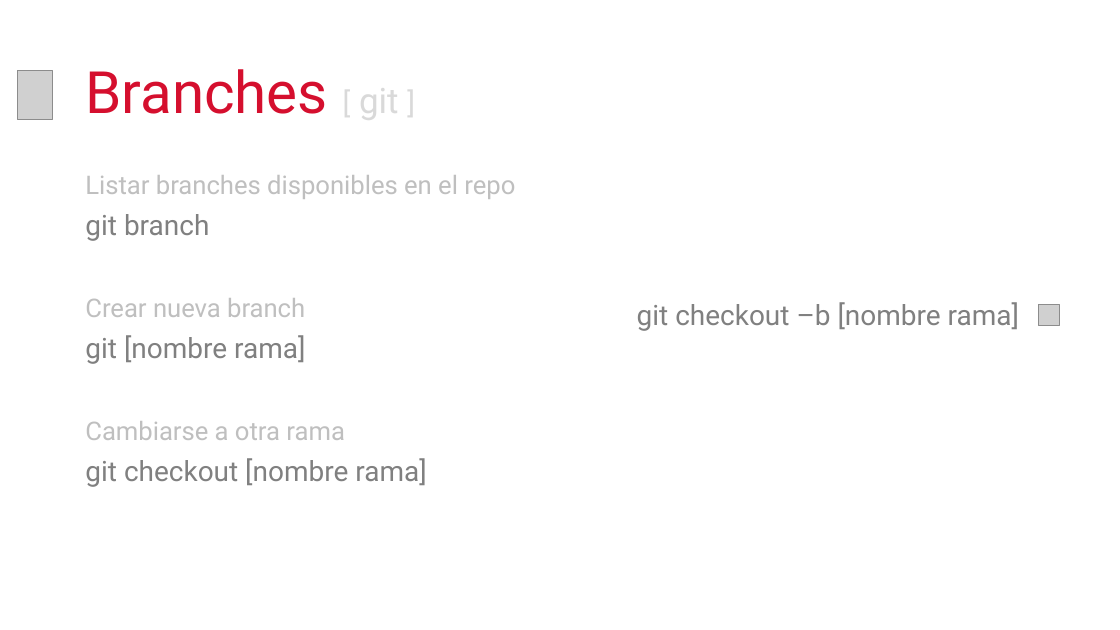
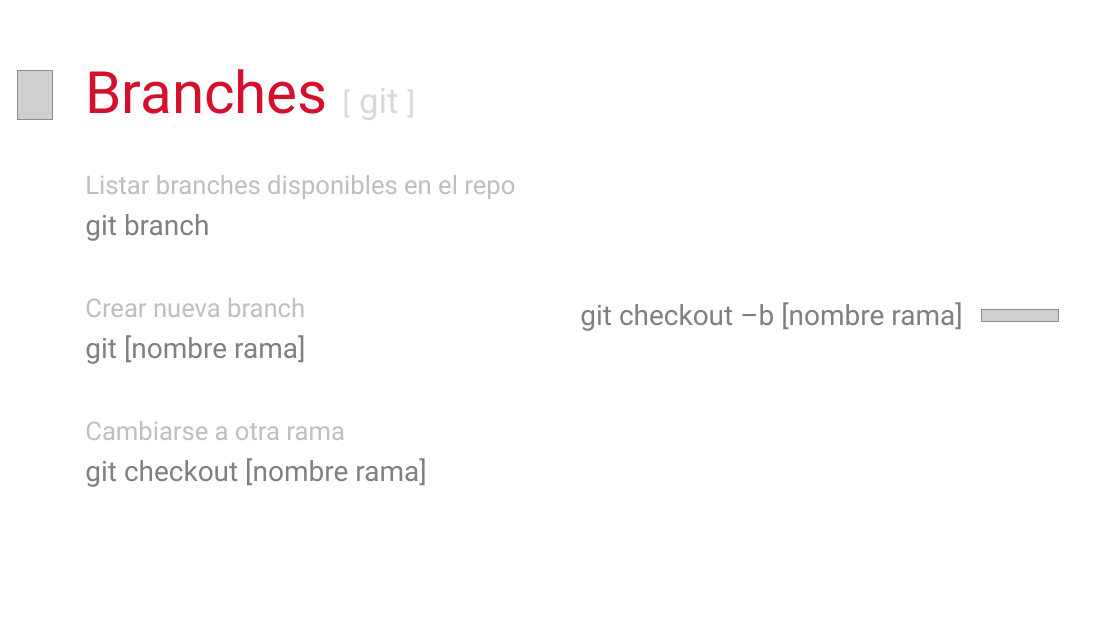
Before and after one commit to cimadev/PlaticasTalleres, a slide deck: slide 20 of 2017/dec_7_Git_GitHub_WorkShop/DGO.pptx. Drawn at 1120x630 pixels with LibreOffice and Linux fonts; fonts in the diff are those of the drawing; grey boxes stand for pictures. Boxes give left, top, right and bottom in pixels: in the first picture for what was removed or moved away, otherwise in the second. Text is boxed around its words. In the diff, an @@ line names an element or a change of style, - is before the commit and + after.

```diff
--- a/2017/dec_7_Git_GitHub_WorkShop/DGO.pptx
+++ b/2017/dec_7_Git_GitHub_WorkShop/DGO.pptx
@@ text "git checkout –b [nombre rama]": place and size @@
-text "git checkout –b [nombre rama]" at [637, 302, 1019, 331]
+text "git checkout –b [nombre rama]" at [580, 302, 962, 331]
@@ picture added at [982, 309, 1059, 321] @@
@@ picture removed at [1038, 304, 1060, 325] @@
```
Also in this commit, not shown: 2 other slides changed.
